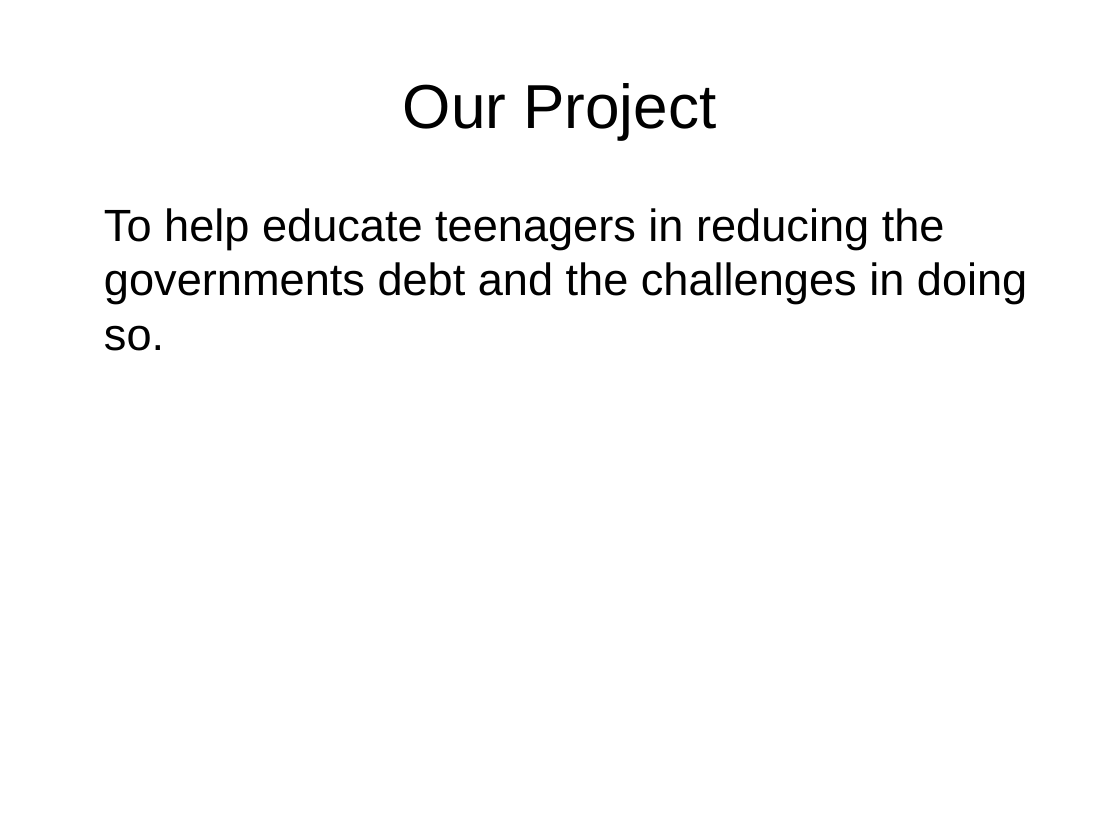
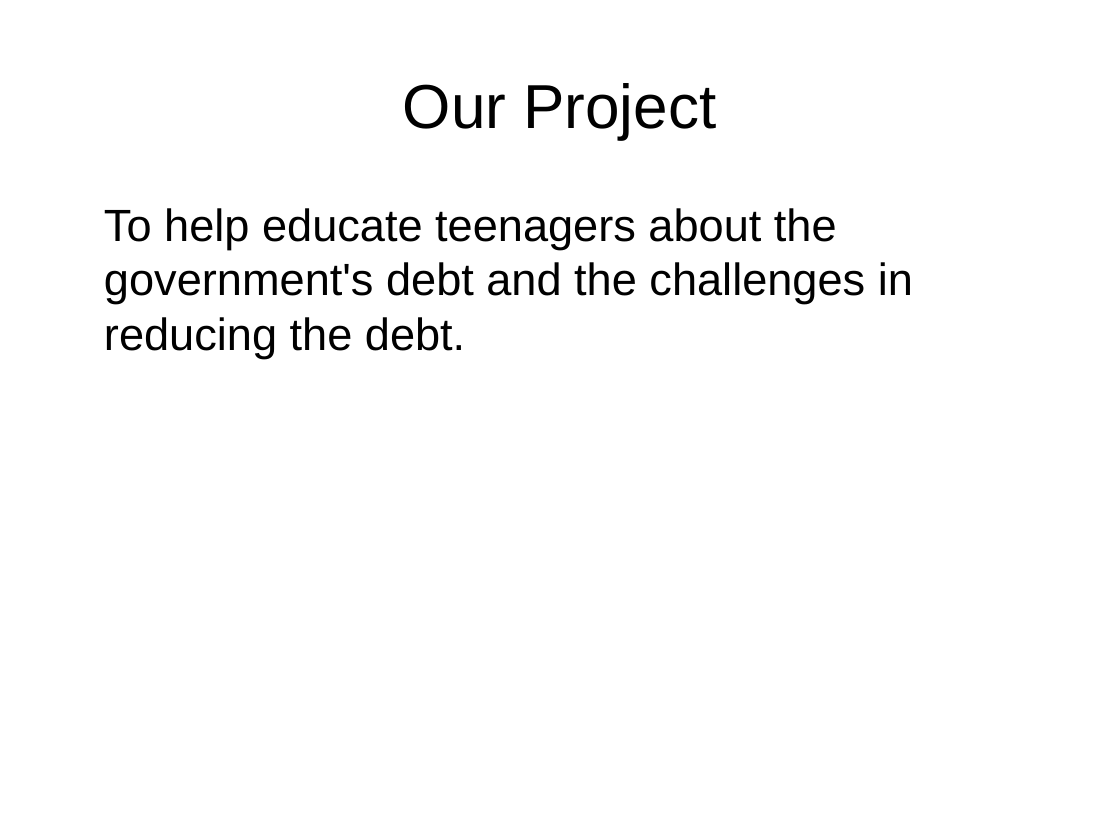
Before and after one commit to Gallefray/YRS-FOC-2014, a slide deck: slide 2 of Presentation.odp. Drawn at 1120x840 pixels with LibreOffice and Linux fonts; fonts in the diff are those of the drawing. Boxes give left, top, right and bottom in pixels: in the first picture for what was removed or moved away, otherwise in the second. Text is boxed around its words. In the diff, an @@ line names an element or a change of style, - is before the commit and + after.

```diff
--- a/Presentation.odp
+++ b/Presentation.odp
@@ text at (x1=104, y1=208, x2=913, y2=358): text changed @@
-To help educate teenagers in reducing the governments debt and the challenges in doing so.
+To help educate teenagers about the government's debt and the challenges in reducing the debt.
```
Also in this commit, not shown: 5 other slides changed, 2 other files.
